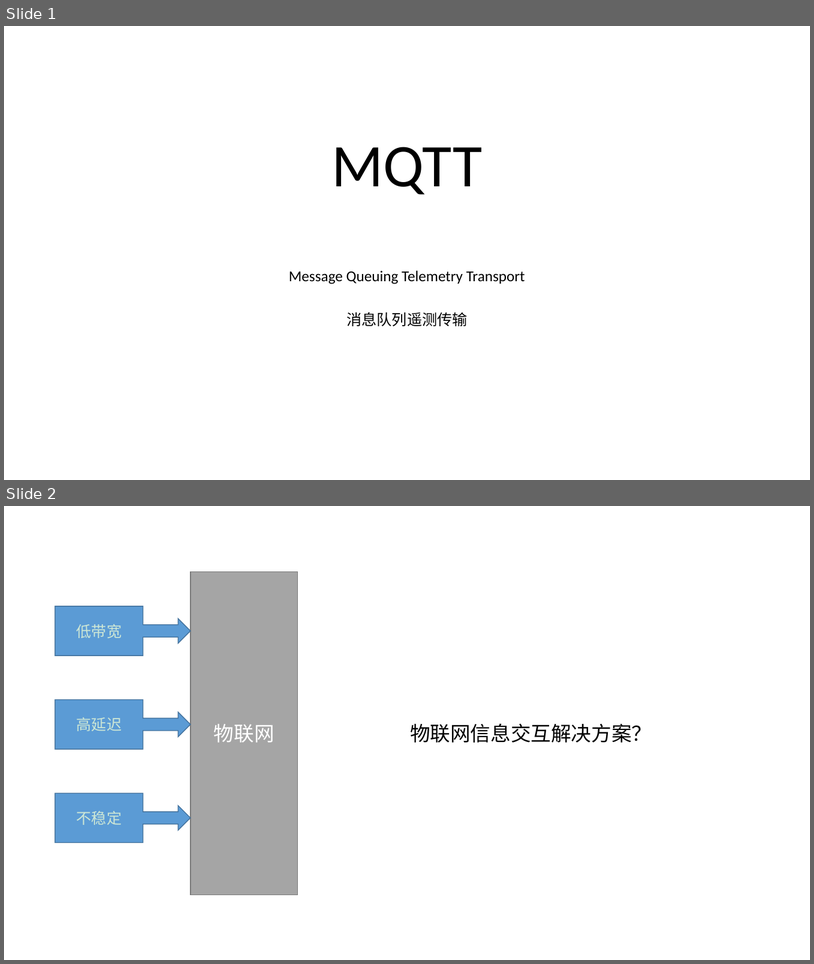
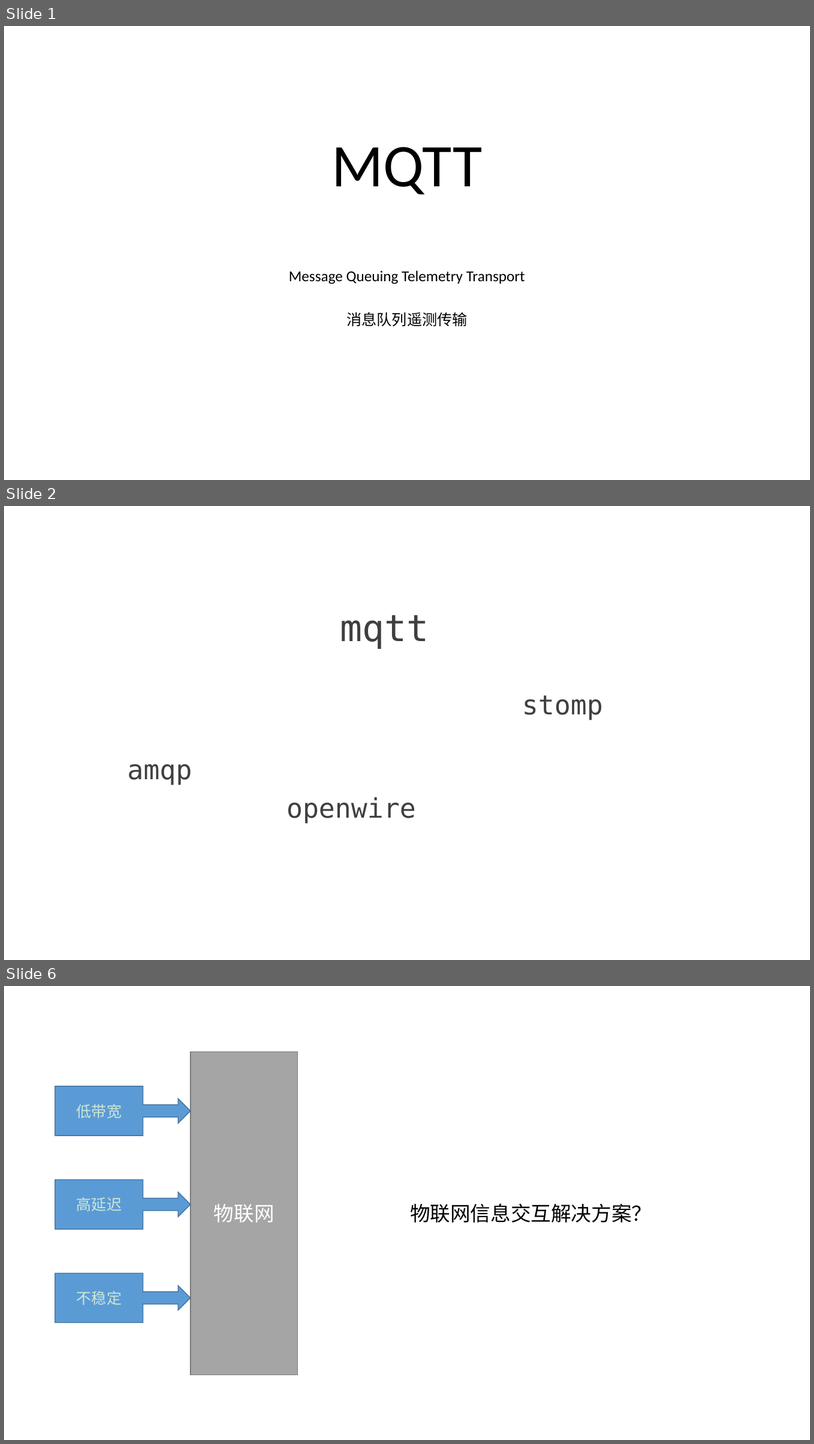
Before and after one commit to fanhuajun/notes, a slide deck: linux/MQTT.pptx. Shown one above the other, each under a label of ours: slides 1 and 2 before the commit, slides 1, 2 and 6 after it; the slides between them are not shown. The pictures are 814x964 and 814x1444 pixels, drawn with LibreOffice and Linux fonts; fonts in the diff are those of the drawing. Boxes give left, top, right and bottom in pixels: in the first picture for what was removed or moved away, otherwise in the second. Text is boxed around its words. In the diff, an @@ line names an element or a change of style, - is before the commit and + after.

```diff
--- a/linux/MQTT.pptx
+++ b/linux/MQTT.pptx
@@ slide 2 added at bbox=[4, 506, 810, 960], background #CDE7D5 @@
@@ text added at bbox=[341, 615, 429, 649], 44 pt, text #3F3F3F @@
+mqtt
@@ text added at bbox=[522, 695, 603, 720], 32 pt, text #3F3F3F @@
+stomp
@@ text added at bbox=[128, 764, 192, 785], 32 pt, text #3F3F3F @@
+amqp
@@ text added at bbox=[287, 797, 416, 823], 32 pt, text #3F3F3F @@
+openwire
@@ what was slide 2 is now slide 6 @@
```
Also in this commit, not shown: 2 slides changed, 4 other slides added, 4 slides removed, 4 other files.
